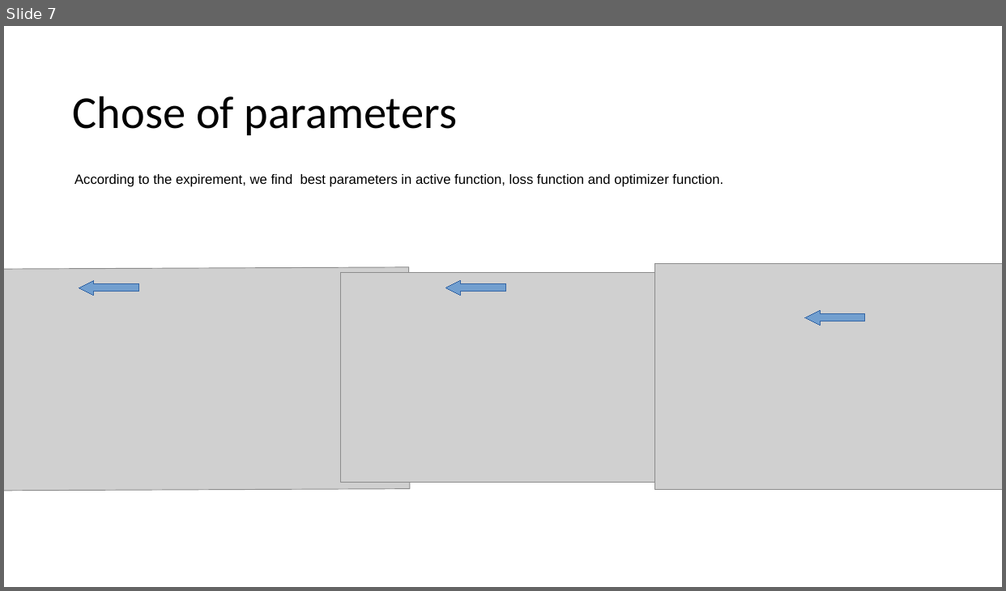
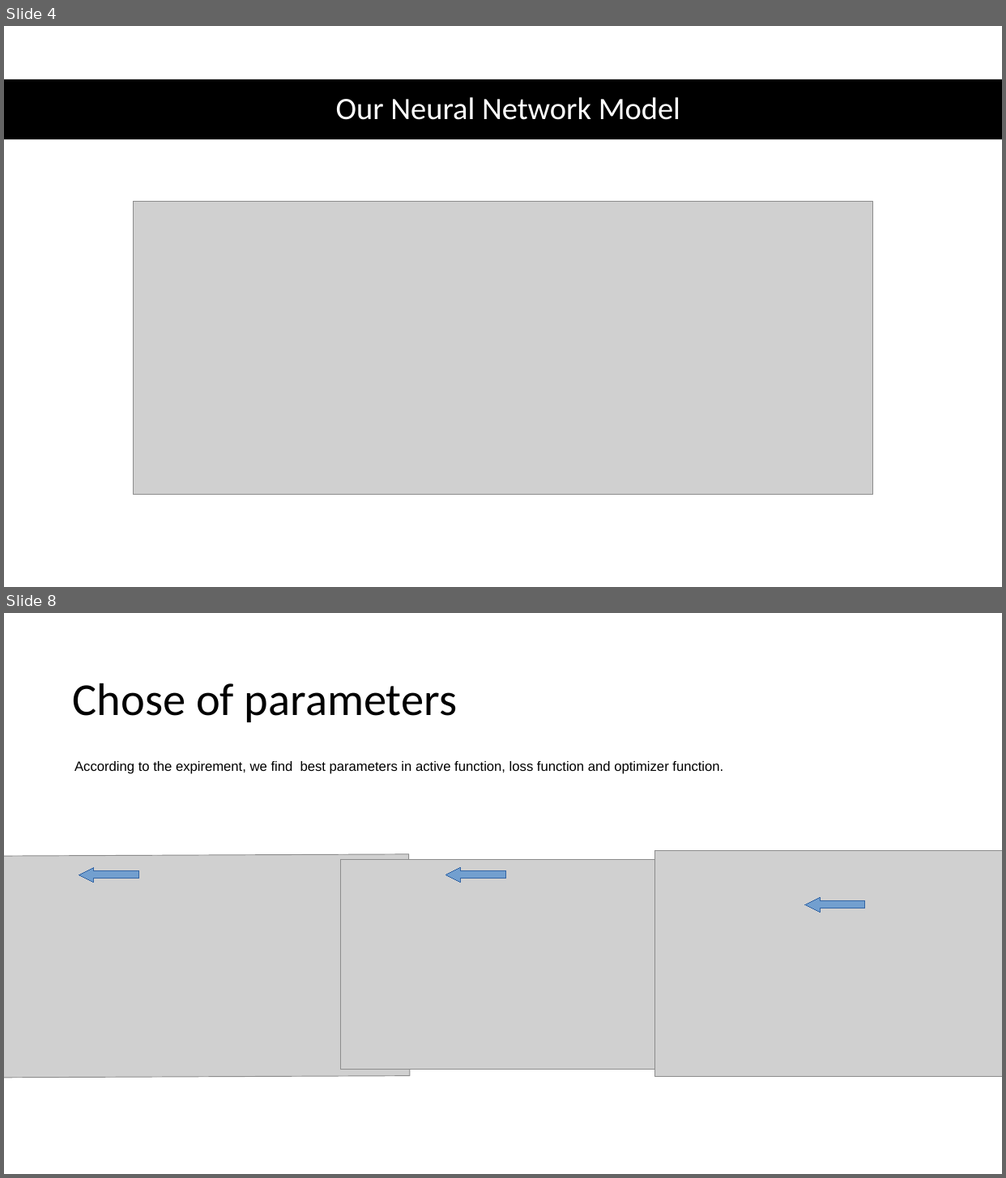
Before and after one commit to liangwangENST/SR2I208-Detection-Malicious-data, a slide deck: slide/Presentation.pptx. Shown one above the other, each under a label of ours: slide 7 before the commit, slides 4 and 8 after it; the slides between them are not shown. The pictures are 1006x591 and 1006x1178 pixels, drawn with LibreOffice and Linux fonts; fonts in the diff are those of the drawing; grey boxes stand for pictures. Boxes give left, top, right and bottom in pixels: in the first picture for what was removed or moved away, otherwise in the second. Text is boxed around its words. In the diff, an @@ line names an element or a change of style, - is before the commit and + after.

```diff
--- a/slide/Presentation.pptx
+++ b/slide/Presentation.pptx
@@ slide 4 added at (x1=4, y1=26, x2=1002, y2=587), background #FFFFFF @@
@@ rectangle added at (x1=4, y1=79, x2=1002, y2=139), fill #000000 @@
@@ text added at (x1=336, y1=97, x2=680, y2=120), 30 pt, text #FFFFFF @@
+Our Neural Network Model
@@ picture added at (x1=133, y1=201, x2=873, y2=495) @@
@@ what was slide 7 is now slide 8 @@
```
Also in this commit, not shown: 5 slides changed, 4 other slides added, 4 slides removed, 5 other files.
